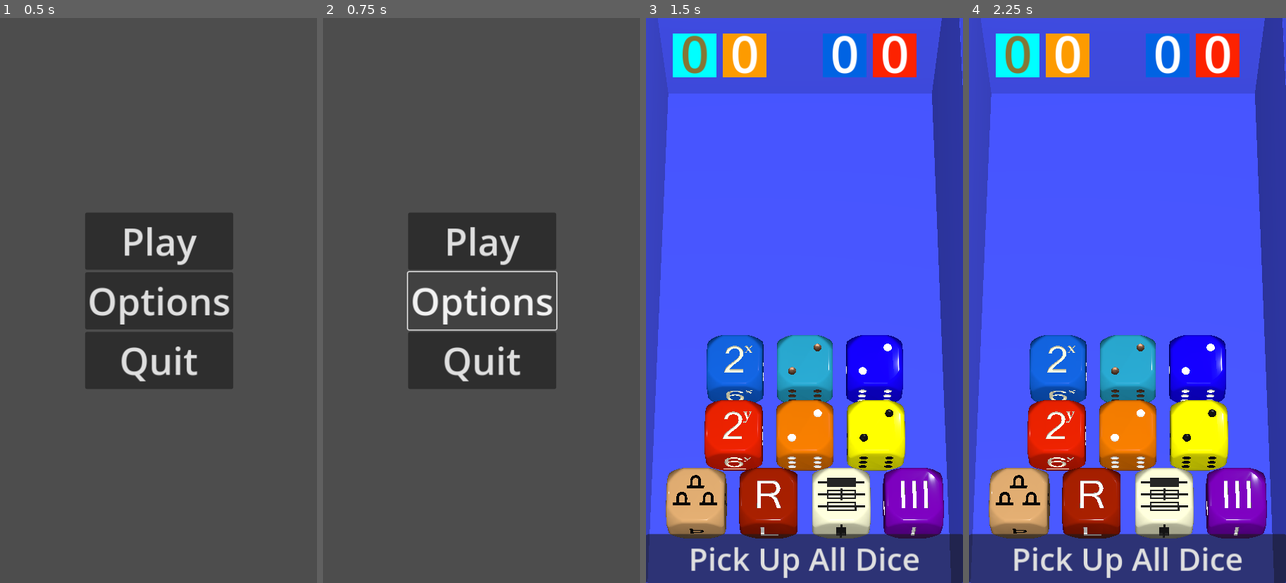
Above: before the commit, frames 1-4 (left to right).
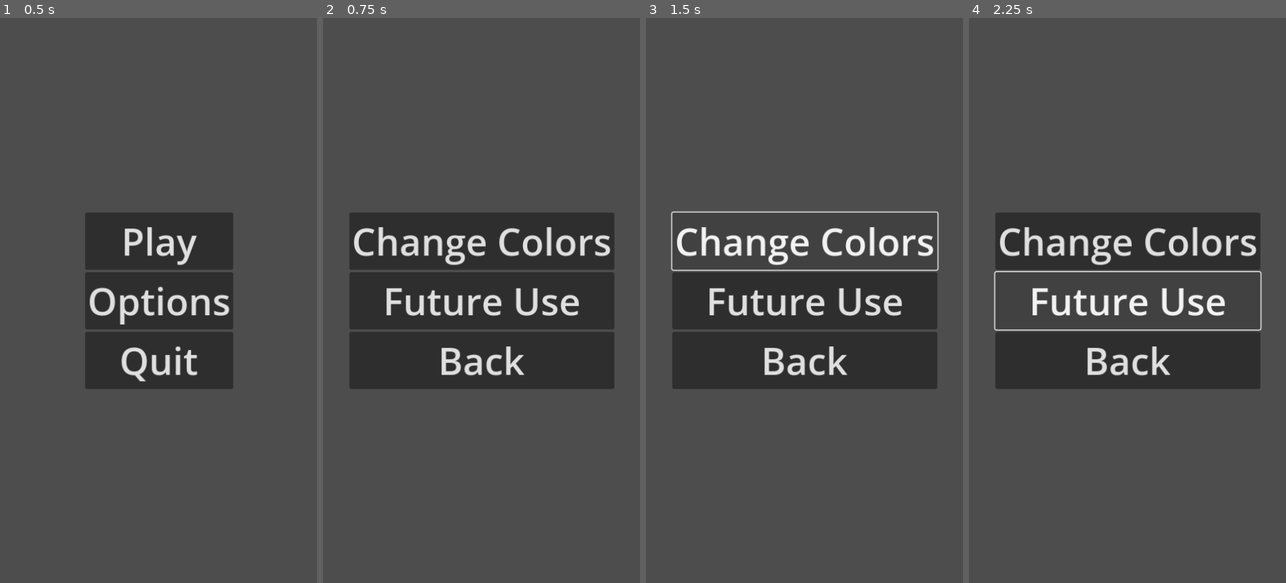
Above: after the commit, the same moments.

Repository: Teufelauto/2D6D-Dice
Game: Godot game, scene res://DiceTrayData/dice_start_menu.tscn
Same seed, same stepped clock (60 frames per second), same inputs: the game is played once before the commit and once after it. Before the commit the project starts from res://start_dice_menu.tscn.
Inputs (mouse positions are in pixels of both pictures, inside the frame that each line leads up to):
- Up to frame 1 (0.5 s): no input
- Up to frame 2 (0.75 s): click "Options" at 0.5 s
- Up to frame 3 (1.5 s): click (804, 238) at 1.25 s, where only the run after the commit has a clickable "Change Colors"
- Up to frame 4 (2.25 s): click (1127, 300) at 2 s, where only the run after the commit has a clickable "Future Use"

Frame 1 is identical in both runs. In frame 2, 14% of the frame differs, in the area x 8-92%, y 34-66%; in frame 3, 100%, in the area x 0-100%, y 0-100%; in frame 4, 100%.

Commit message:
Restructured files

Diff:
--- /dev/null
+++ b/DiceTrayData/DiceStartMenu.gd
@@ -0,0 +1,13 @@
+extends Control
+
+
+func _on_play_pressed():
+	get_tree().change_scene_to_file("res://dice_world.tscn")
+
+
+func _on_options_pressed():
+	get_tree().change_scene_to_file("res://DiceTrayData/dice_options_menu.tscn")
+
+
+func _on_quit_pressed():
+	get_tree().quit()
--- /dev/null
+++ b/DiceTrayData/dice_options_menu.gd
@@ -0,0 +1,13 @@
+extends Control
+
+
+func _on_change_colors_pressed():
+	pass # Replace with function body.
+
+
+func _on_dice_options_pressed():
+	pass # Replace with function body.
+
+
+func _on_back_pressed():
+	get_tree().change_scene_to_file("res://DiceTrayData/dice_start_menu.tscn")
--- /dev/null
+++ b/DiceTrayData/dice_options_menu.tscn
@@ -0,0 +1,53 @@
+[gd_scene load_steps=3 format=3 uid="uid://bjntio5gweu1a"]
+
+[ext_resource type="Script" path="res://DiceTrayData/dice_options_menu.gd" id="1_404gr"]
+
+[sub_resource type="Theme" id="Theme_1glhj"]
+
+[node name="DiceOptionsMenu" type="Control"]
+layout_mode = 3
+anchors_preset = 15
+anchor_right = 1.0
+anchor_bottom = 1.0
+grow_horizontal = 2
+grow_vertical = 2
+script = ExtResource("1_404gr")
+
+[node name="MarginContainer" type="MarginContainer" parent="."]
+layout_mode = 1
+anchors_preset = 8
+anchor_left = 0.5
+anchor_top = 0.5
+anchor_right = 0.5
+anchor_bottom = 0.5
+offset_left = -20.5
+offset_top = -20.0
+offset_right = 20.5
+offset_bottom = 20.0
+grow_horizontal = 2
+grow_vertical = 2
+
+[node name="VBoxContainer" type="VBoxContainer" parent="MarginContainer"]
+layout_mode = 2
+
+[node name="ChangeColors" type="Button" parent="MarginContainer/VBoxContainer"]
+layout_mode = 2
+theme = SubResource("Theme_1glhj")
+theme_override_font_sizes/font_size = 60
+text = "Change Colors"
+
+[node name="DiceOptions" type="Button" parent="MarginContainer/VBoxContainer"]
+layout_mode = 2
+theme = SubResource("Theme_1glhj")
+theme_override_font_sizes/font_size = 60
+text = "Future Use"
+
+[node name="Back" type="Button" parent="MarginContainer/VBoxContainer"]
+layout_mode = 2
+theme = SubResource("Theme_1glhj")
+theme_override_font_sizes/font_size = 60
+text = "Back"
+
+[connection signal="pressed" from="MarginContainer/VBoxContainer/ChangeColors" to="." method="_on_change_colors_pressed"]
+[connection signal="pressed" from="MarginContainer/VBoxContainer/DiceOptions" to="." method="_on_dice_options_pressed"]
+[connection signal="pressed" from="MarginContainer/VBoxContainer/Back" to="." method="_on_back_pressed"]
--- a/start_dice_menu.tscn
+++ b/DiceTrayData/dice_start_menu.tscn
@@ -1,10 +1,10 @@
 [gd_scene load_steps=3 format=3 uid="uid://ibb5xmdf4h4s"]
 
-[ext_resource type="Script" path="res://StartDiceMenu.gd" id="1_n4ex5"]
+[ext_resource type="Script" path="res://DiceTrayData/DiceStartMenu.gd" id="1_n4ex5"]
 
 [sub_resource type="Theme" id="Theme_1glhj"]
 
-[node name="StartDiceMenu" type="Control"]
+[node name="DiceStartMenu" type="Control"]
 layout_mode = 3
 anchors_preset = 15
 anchor_right = 1.0
--- a/StartDiceMenu.gd
+++ /dev/null
@@ -1,18 +0,0 @@
-extends Control
-
-
-
-
-
-func _on_play_pressed():
-	get_tree().change_scene_to_file("res://world.tscn")
-
-
-
-func _on_options_pressed():
-	pass # Replace with function body.
-
-
-
-func _on_quit_pressed():
-	get_tree().quit()
--- a/world.tscn
+++ b/dice_world.tscn
@@ -1,18 +1,18 @@
 [gd_scene load_steps=22 format=3 uid="uid://dx5jaq5nccohx"]
 
-[ext_resource type="Script" path="res://DiceTrayData/DiceTray.gd" id="2_bf81o"]
-[ext_resource type="PackedScene" uid="uid://dwlkevdio50dl" path="res://DiceTrayData/DiceScenes/die_door_pics.tscn" id="2_doy3w"]
-[ext_resource type="Script" path="res://DiceTrayData/RoomRectangleLine2D.gd" id="3_1vut0"]
-[ext_resource type="PackedScene" uid="uid://mnm1600ha20s" path="res://DiceTrayData/DiceScenes/die_locked.tscn" id="4_wvsjv"]
-[ext_resource type="PackedScene" uid="uid://b5m3t0qb8cysk" path="res://DiceTrayData/DiceScenes/die_lcr.tscn" id="4_yene3"]
-[ext_resource type="Script" path="res://DiceTrayData/Die.gd" id="5_be0xo"]
-[ext_resource type="PackedScene" uid="uid://c1sbbpswt68eq" path="res://DiceTrayData/DiceScenes/D X Dim.tscn" id="5_rrt17"]
-[ext_resource type="PackedScene" uid="uid://ua53ly3yv0sv" path="res://DiceTrayData/DiceScenes/D Y Dim.tscn" id="6_pkkkg"]
-[ext_resource type="PackedScene" uid="uid://4jtmcfbcxwts" path="res://DiceTrayData/DiceScenes/D Secondary Add Num.tscn" id="9_7pahk"]
-[ext_resource type="PackedScene" uid="uid://xh1dxg5lm7mp" path="res://DiceTrayData/DiceScenes/D Primary Add Num.tscn" id="10_whr8r"]
-[ext_resource type="PackedScene" uid="uid://crf5mdkv3587n" path="res://DiceTrayData/DiceScenes/die_numbered_primary.tscn" id="11_xvj32"]
-[ext_resource type="PackedScene" uid="uid://osco2cs718d7" path="res://DiceTrayData/DiceScenes/die_numbered_secondary.tscn" id="12_lylh5"]
-[ext_resource type="PackedScene" uid="uid://bi35saefl3rd4" path="res://DiceTrayData/DiceScenes/die_d_3.tscn" id="13_sq0i1"]
+[ext_resource type="Script" path="res://DiceTrayData/DiceTray.gd" id="1_w2v6l"]
+[ext_resource type="Script" path="res://DiceTrayData/RoomRectangleLine2D.gd" id="2_21tng"]
+[ext_resource type="PackedScene" uid="uid://c1sbbpswt68eq" path="res://DiceTrayData/DiceScenes/D X Dim.tscn" id="3_kng4p"]
+[ext_resource type="PackedScene" uid="uid://ua53ly3yv0sv" path="res://DiceTrayData/DiceScenes/D Y Dim.tscn" id="4_x4k34"]
+[ext_resource type="PackedScene" uid="uid://dwlkevdio50dl" path="res://DiceTrayData/DiceScenes/die_door_pics.tscn" id="5_qjmgg"]
+[ext_resource type="Script" path="res://DiceTrayData/Die.gd" id="6_14uwm"]
+[ext_resource type="PackedScene" uid="uid://xh1dxg5lm7mp" path="res://DiceTrayData/DiceScenes/D Primary Add Num.tscn" id="7_na2sw"]
+[ext_resource type="PackedScene" uid="uid://4jtmcfbcxwts" path="res://DiceTrayData/DiceScenes/D Secondary Add Num.tscn" id="8_qpv5r"]
+[ext_resource type="PackedScene" uid="uid://b5m3t0qb8cysk" path="res://DiceTrayData/DiceScenes/die_lcr.tscn" id="9_c7swo"]
+[ext_resource type="PackedScene" uid="uid://mnm1600ha20s" path="res://DiceTrayData/DiceScenes/die_locked.tscn" id="10_aeodo"]
+[ext_resource type="PackedScene" uid="uid://crf5mdkv3587n" path="res://DiceTrayData/DiceScenes/die_numbered_primary.tscn" id="11_yvrk6"]
+[ext_resource type="PackedScene" uid="uid://osco2cs718d7" path="res://DiceTrayData/DiceScenes/die_numbered_secondary.tscn" id="12_1abmh"]
+[ext_resource type="PackedScene" uid="uid://bi35saefl3rd4" path="res://DiceTrayData/DiceScenes/die_d_3.tscn" id="13_vjmht"]
 
 [sub_resource type="BoxMesh" id="BoxMesh_dtie3"]
 
--- a/project.godot
+++ b/project.godot
@@ -14,7 +14,7 @@
 config/description="A Digital Dice app for the Solo Player Dungeon Crawler \"2D6 Dungeon\" by Toby Lancaster.  This app …(185 unchanged characters)…
 config/version="0.8.0"
 config/tags=PackedStringArray("3d", "dice", "mobile", "rpg")
-run/main_scene="res://start_dice_menu.tscn"
+run/main_scene="res://DiceTrayData/dice_start_menu.tscn"
 config/features=PackedStringArray("4.2", "Mobile")
 run/max_fps=60
 boot_splash/bg_color=Color(0.0719479, 0.0614438, 0.066385, 1)
Not shown: 12 places in dice_world.tscn that only renumber resources
